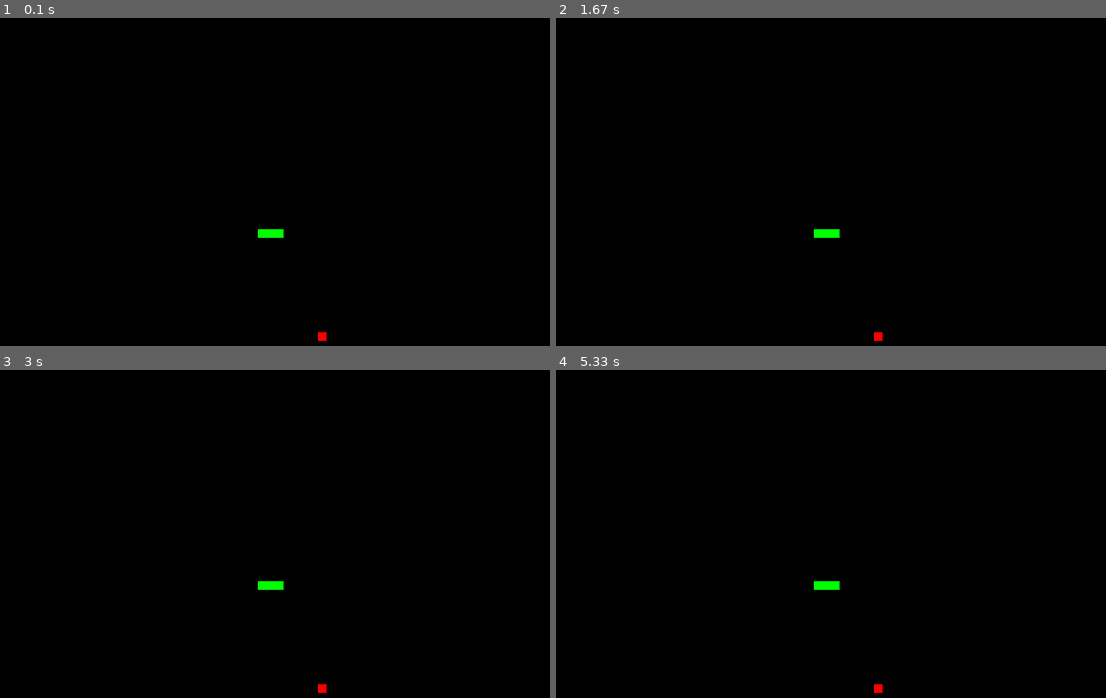
Above: before the commit, frames 1-4 (two rows, left to right).
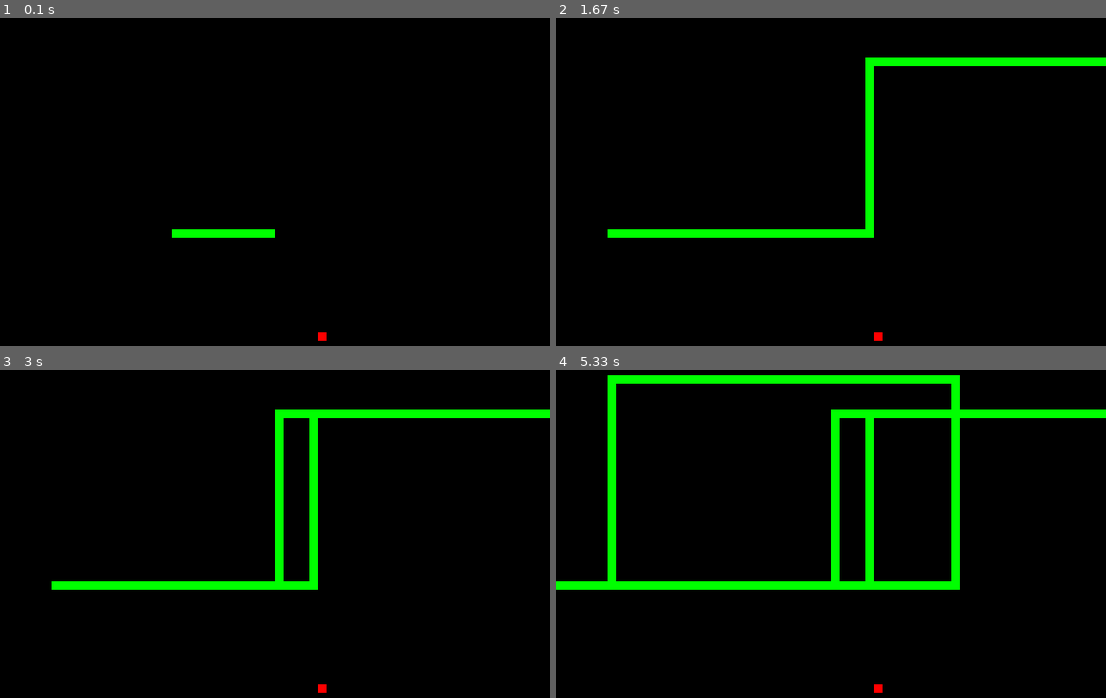
Above: after the commit, the same moments.

Repository: tassan/snake-pygame
Game: pygame game, started from snake.py
Two runs of this game, one before a commit and one after it. Both use one fixed random seed, a clock stepped at 60 frames per second and the inputs below.
Inputs:
- Up to frame 1 (0.1 s): no input
- Up to frame 2 (1.67 s): hold Right 0.33-0.8 s; hold Up 0.83-1.13 s; hold Right 1.17-1.63 s
- Up to frame 3 (3 s): hold Left 1.67-2.2 s; hold Down 2.23-2.53 s; hold Left 2.57-2.97 s
- Up to frame 4 (5.33 s): hold Up 3-3.37 s; hold Right 3.4-4.03 s; hold Down 4.07-4.43 s; hold Left 4.47-4.93 s

The runs differ from the first frame. In frame 1, 0.4% of the frame differs, in the area x 31-52%, y 64-68%; in frame 2, 3.1%; in frame 3, 4.0%; in frame 4, 8.2%, in the area x 0-100%, y 1-68%.

Commit message:
Controlando os movimentos

Diff:
--- a/snake.py
+++ b/snake.py
@@ -47,6 +47,19 @@
             if event.key == K_LEFT:
                 direcao = 3
 
+    for i in range(len(snake_pos) - 1, 0, -1):
+        snake_pos[i] = (snake_pos[i-1][0], snake_pos[i-1][1])
+
+    if direcao == 0:
+        snake_pos[0] = (snake_pos[0][0], snake_pos[0][1] - 10)
+    if direcao == 1:
+        snake_pos[0] = (snake_pos[0][0], snake_pos[0][1] + 10)
+    if direcao == 2:
+        snake_pos[0] = (snake_pos[0][0] + 10, snake_pos[0][1])
+    if direcao == 3:
+        snake_pos[0] = (snake_pos[0][0] - 10, snake_pos[0][1])
+
+
     screen.blit(apple, apple_position)
     for pos in snake_pos:
         screen.blit(snake, pos)
